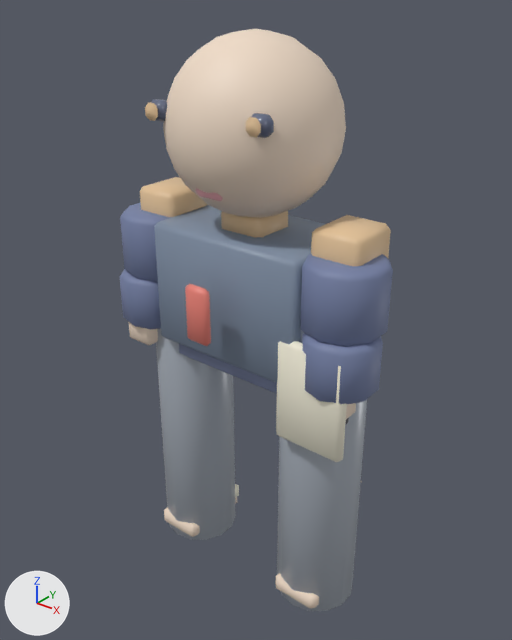
What one commit did to the glTF model unity/Assets/Art/EarlyGame/staff-kit/staff-recruiter-idle.glb.
Camera for both pictures: a camera (50 mm lens) standing at (1.203, -1.498, 1.839) and looking at (-0.055, 0.074, 0.864). The axes (+X, +Y, +Z) are drawn at lower left. The lights are the same throughout. The picture after the commit comes second. Where no turn or scale is listed for an object, it has been applied to the vertices.

Objects in the first picture: 'BlazerRec', 'Clipboard', 'Foot_-1', 'Foot_1', 'Head', 'Leg_-1', 'Leg_1', 'LowerArm_-1', 'LowerArm_1', 'Shoulder_-1', 'Shoulder_1', 'Tie', 'UpperArm_-1', 'UpperArm_1' and 10 more.
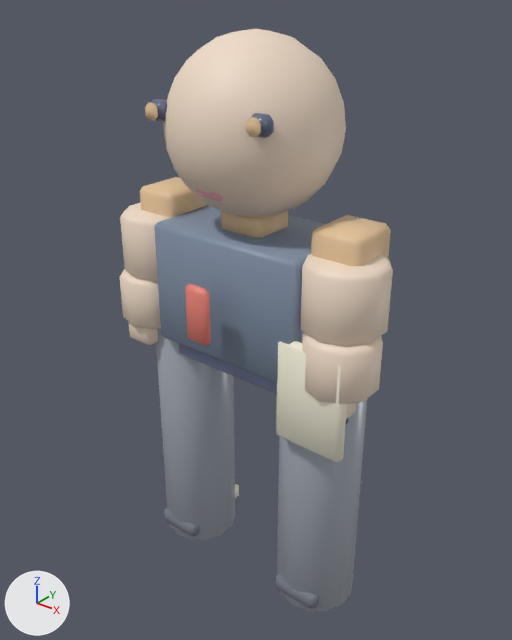
What differs and where, as boxes [x1, y1, x2, y2] in the pictures (512 x 640 px):
```json
{"object": "UpperArm_1", "change": "recoloured", "before": [301, 254, 393, 346], "after": [301, 254, 393, 346], "on screen": "blue to beige"}
{"object": "LowerArm_1", "change": "recoloured", "before": [302, 333, 383, 404], "after": [302, 333, 383, 404], "on screen": "blue to beige"}
{"object": "UpperArm_-1", "change": "recoloured", "before": [120, 202, 172, 282], "after": [120, 202, 172, 282], "on screen": "blue to beige"}
{"object": "LowerArm_-1", "change": "recoloured", "before": [120, 269, 161, 329], "after": [120, 269, 161, 329], "on screen": "lighter"}
{"object": "Foot_1", "change": "recoloured", "before": [275, 573, 319, 609], "after": [275, 573, 319, 609], "on screen": "beige to grey"}
{"object": "Foot_-1", "change": "recoloured", "before": [164, 497, 237, 537], "after": [164, 497, 237, 537]}
```

Edits to the scene script, one JSON object a line:
```json
{"op": "set", "path": "mat_foot__1_solid.base_color", "old": "(0.88, 0.72, 0.58)", "new": "(0.18, 0.2, 0.24)", "note": "beige #f1ddc8 -> grey #767c86"}
{"op": "set", "path": "mat_foot_1_solid.base_color", "old": "(0.88, 0.72, 0.58)", "new": "(0.18, 0.2, 0.24)", "note": "beige #f1ddc8 -> grey #767c86"}
{"op": "set", "path": "mat_upperarm__1_solid.base_color", "old": "(0.18, 0.22, 0.38)", "new": "(0.88, 0.72, 0.58)", "note": "blue #7681a6 -> beige #f1ddc8"}
{"op": "set", "path": "mat_lowerarm__1_solid.base_color", "old": "(0.18, 0.22, 0.38)", "new": "(0.88, 0.72, 0.58)", "note": "blue #7681a6 -> beige #f1ddc8"}
{"op": "set", "path": "mat_upperarm_1_solid.base_color", "old": "(0.18, 0.22, 0.38)", "new": "(0.88, 0.72, 0.58)", "note": "blue #7681a6 -> beige #f1ddc8"}
{"op": "set", "path": "mat_lowerarm_1_solid.base_color", "old": "(0.18, 0.22, 0.38)", "new": "(0.88, 0.72, 0.58)", "note": "blue #7681a6 -> beige #f1ddc8"}
```
